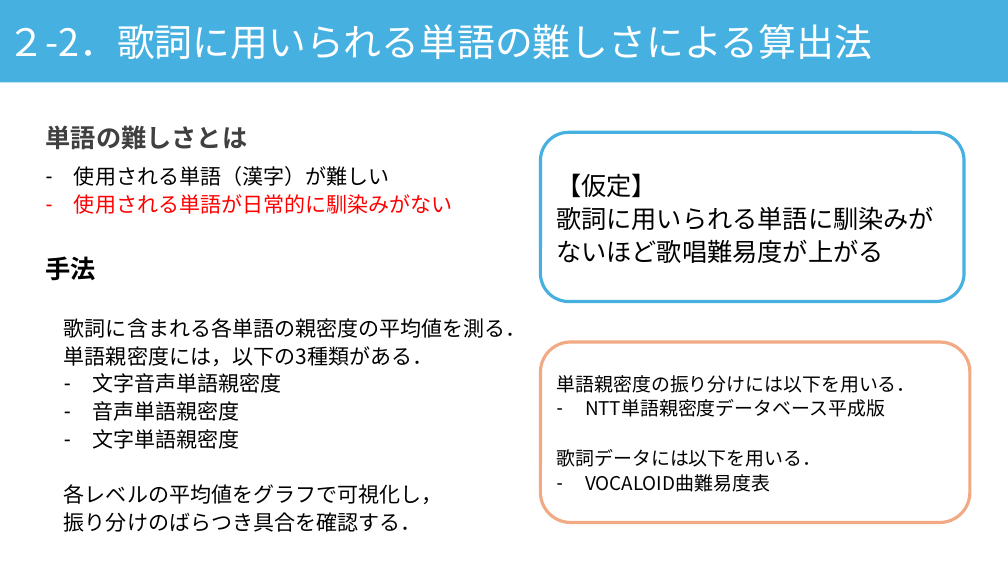
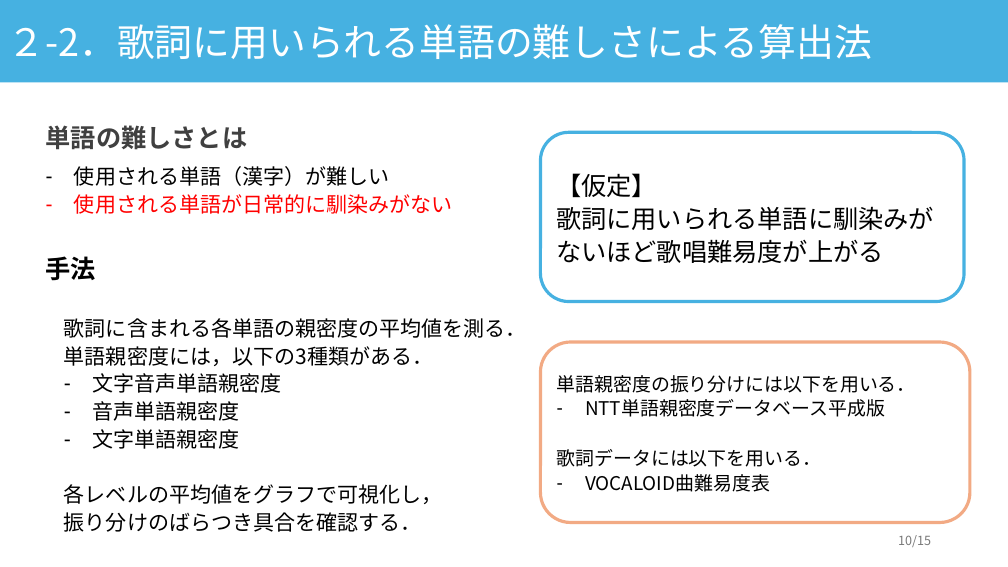
Before and after one commit to asn407/20241221, a slide deck: slide 10 of 年末発表.pptx. Drawn at 1008x567 pixels with LibreOffice and Linux fonts; fonts in the diff are those of the drawing. Boxes give left, top, right and bottom in pixels: in the first picture for what was removed or moved away, otherwise in the second. Text is boxed around its words. In the diff, an @@ line names an element or a change of style, - is before the commit and + after.

```diff
--- a/年末発表.pptx
+++ b/年末発表.pptx
@@ page number added at (898, 535, 931, 547), 12 pt, text #797979 @@
+10/15
```
Also in this commit, not shown: 14 other slides changed, 1 other file.
